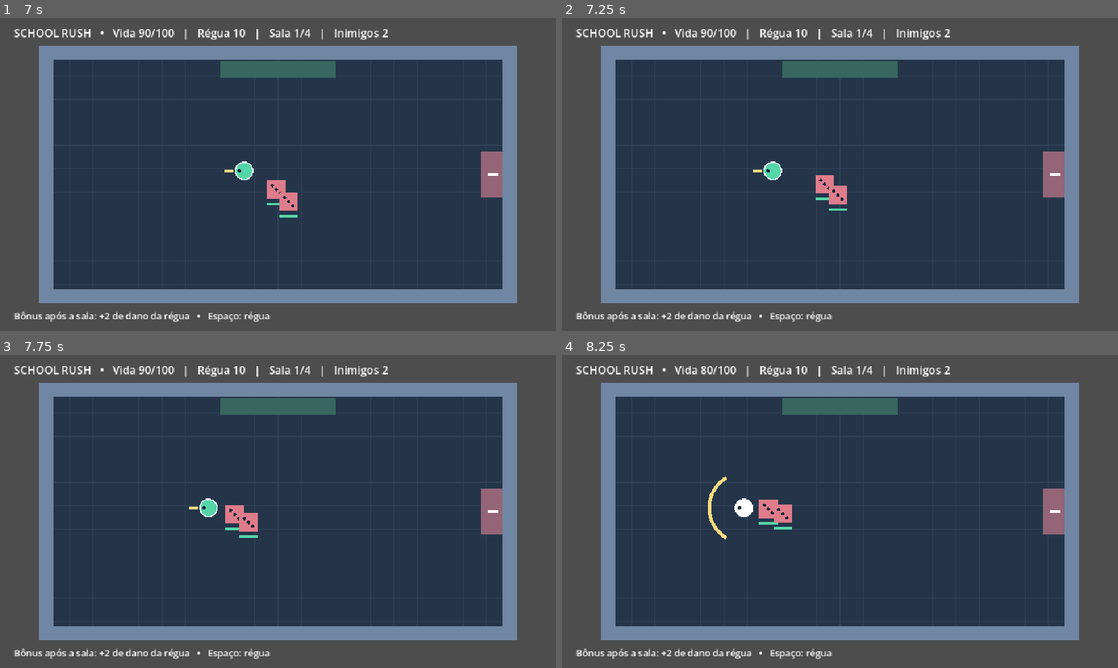
Above: before the commit, frames 1-4 (two rows, left to right).
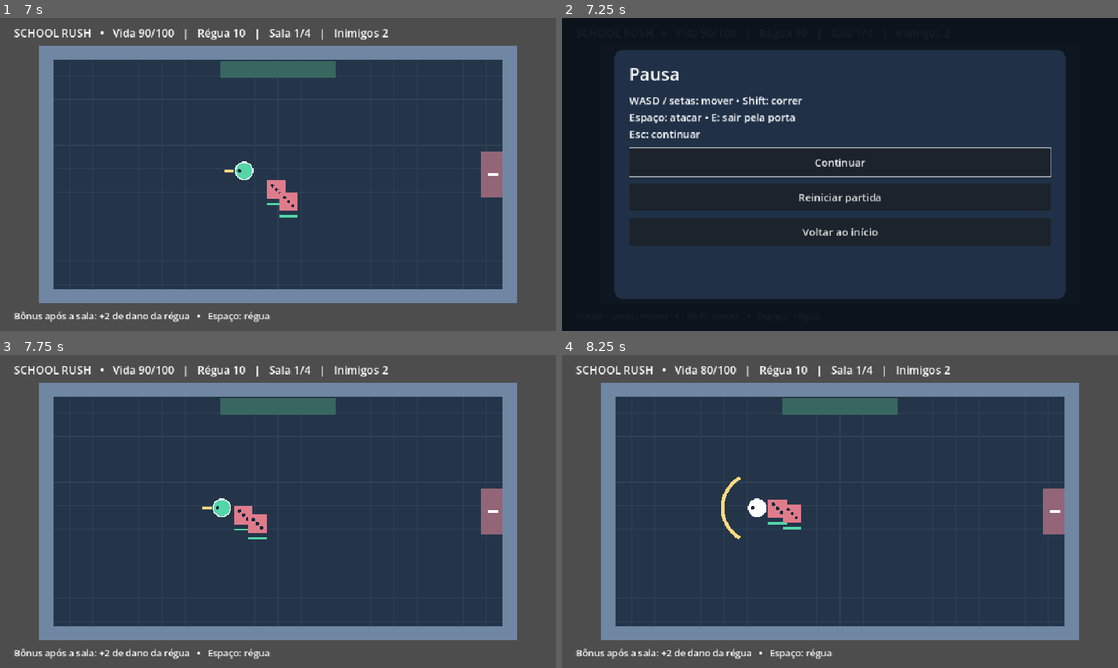
Above: after the commit, the same moments.

Repository: Igh0r/ProjectSchoolRush
Game: Godot game, scene res://main.tscn
Same seed, same stepped clock (60 frames per second), same inputs: the game is played once before the commit and once after it.
Inputs (mouse positions are in pixels of both pictures, inside the frame that each line leads up to):
- Up to frame 1 (7 s): click "Iniciar partida" at 0.5 s; click "Matemática • Quanto é 25% de …" at 1.25 s; click "A) 20" at 2 s; click "Entrar no combate" at 2.75 s; hold D (move_right) 3.53-4.28 s; hold E (interact) 3.53-4.28 s; hold S (move_down) 4.28-5.03 s; tap Space (attack) at 4.35 s; tap E (interact) at 4.55, 6.05 s; hold D (move_right) 5.03-5.78 s; hold E (interact) 5.03-5.78 s; hold W (move_up) 5.78-6.53 s; tap Shift (sprint) at 5.85 s; hold A (move_left) from 6.53 s (still down); hold E (interact) from 6.53 s (still down)
- Up to frame 2 (7.25 s): keep holding A (move_left); keep holding E (interact); tap Escape (ui_cancel) at 7.15 s
- Up to frame 3 (7.75 s): release A (move_left) at 7.25 s; release E (interact) at 7.25 s; click (278, 498) at 7.25 s, where only the run after the commit has a clickable "Continuar"
- Up to frame 4 (8.25 s): hold A (move_left) from 8.03 s (still down); tap Space (attack) at 8.1 s

Frame 1 is identical in both runs. In frame 2, 64% of the frame differs, in the area x 0-100%, y 0-100%; in frame 3, 0.6%; in frame 4, 0.8%.

Commit message:
feat: complete four-room run with Napoleon boss and pause

Diff:
--- /dev/null
+++ b/scripts/enemies/boss.gd
@@ -0,0 +1,50 @@
+extends "res://scripts/enemies/enemy.gd"
+
+enum Phase { WARNING, CHARGE, RECOVERY }
+var phase: Phase = Phase.WARNING
+var phase_time: float = 0.8
+var charge_direction := Vector2.LEFT
+
+func _ready() -> void:
+	super._ready()
+	health = 150
+	(get_child(0).shape as CircleShape2D).radius = 24.0
+	_lock_direction()
+
+func _lock_direction() -> void:
+	if is_instance_valid(target):
+		charge_direction = global_position.direction_to(target.global_position)
+
+func _physics_process(delta: float) -> void:
+	if not active or health <= 0 or not is_instance_valid(target):
+		return
+	contact_cooldown = maxf(0.0, contact_cooldown - delta)
+	hit_flash = maxf(0.0, hit_flash - delta)
+	phase_time -= delta
+	if phase_time <= 0.0:
+		phase = ((phase + 1) % 3) as Phase
+		phase_time = [0.8, 0.5, 1.2][phase]
+		if phase == Phase.WARNING:
+			_lock_direction()
+	velocity = charge_direction * 420.0 if phase == Phase.CHARGE else Vector2.ZERO
+	move_and_slide()
+	if phase == Phase.CHARGE:
+		if global_position.distance_to(target.global_position) < 40.0 and contact_cooldown <= 0.0:
+			target.take_damage(20)
+			contact_cooldown = 1.0
+		if get_slide_collision_count() > 0:
+			phase = Phase.RECOVERY
+			phase_time = 1.2
+	queue_redraw()
+
+func _draw() -> void:
+	if phase == Phase.WARNING:
+		draw_line(Vector2.ZERO, charge_direction * 210.0, Color("ffdd80"), 5.0)
+		draw_arc(Vector2.ZERO, 30.0, 0.0, TAU, 32, Color("ffdd80"), 2.0)
+	var color := Color("f3a95f") if phase != Phase.RECOVERY else Color("a3b4c8")
+	draw_rect(Rect2(-24, -24, 48, 48), Color.WHITE if hit_flash > 0.0 else color)
+	draw_colored_polygon(PackedVector2Array([Vector2(-32, -18), Vector2(0, -38), Vector2(32, -18)]), Color("111d2a"))
+	draw_circle(Vector2(-7, -6), 3, Color.WHITE)
+	draw_circle(Vector2(7, -6), 3, Color.WHITE)
+	draw_rect(Rect2(-30, 32, 60, 5), Color("172537"))
+	draw_rect(Rect2(-30, 32, 60 * float(health) / 150.0, 5), Color("54d6a8"))
--- a/scripts/systems/main.gd
+++ b/scripts/systems/main.gd
@@ -104,7 +104,8 @@
 	state = State.FEEDBACK
 	var result := "Acertou!" if correct else "Ainda dá para vencer!"
 	var reward_text := "Bônus reservado: %s." % questions.reward_description(questions.pending_reward) if correct else "Sem bônus nesta sala. Você pode avançar normalmente."
-	ui.show_panel(result, "%s\n\nResposta correta: %s\n%s\n\nVença os inimigos para liberar a saída." % [reward_text, questions.selected.options[questions.selected.correct], questions.selected.explanation], [{"text": "Entrar no combate", "action": begin_combat}])
+	var tip := "Napoleão espera no ginásio! A linha amarela avisa a direção da investida. Saia da linha e ataque durante a recuperação." if room_index == 3 else "Vença os inimigos para liberar a saída."
+	ui.show_panel(result, "%s\n\nResposta correta: %s\n%s\n\n%s" % [reward_text, questions.selected.options[questions.selected.correct], questions.selected.explanation, tip], [{"text": "Entrar no combate", "action": begin_combat}])
 
 func begin_combat() -> void:
 	if state != State.FEEDBACK:
@@ -129,7 +130,7 @@
 	_resolve_room.call_deferred(run_epoch)
 
 func _resolve_room(epoch: int) -> void:
-	if epoch != run_epoch or state != State.COMBAT or player.health <= 0:
+	if epoch != run_epoch or state != State.COMBAT or player.health <= 0 or not room.enemies.is_empty():
 		return
 	var reward: String = questions.consume_reward()
 	last_reward = "Sem bônus nesta sala."
@@ -139,6 +140,12 @@
 		player.heal(20)
 	if not reward.is_empty():
 		last_reward = "Recebido: %s." % questions.reward_description(reward)
+	if room_index == 3:
+		state = State.VICTORY
+		player.active = false
+		ui.show_panel("Você voltou para casa!", "Napoleão foi derrotado e o livro se abriu.\nVocê concluiu as quatro salas de School Rush.\n\nVida restante: %d/100 • Dano da régua: %d" % [player.health, player.damage], [{"text": "Nova partida", "action": start_run}, {"text": "Início", "action": show_menu}])
+		_update_hud()
+		return
 	state = State.CLEARED
 	room.open_door()
 	_update_hud()
@@ -146,16 +153,27 @@
 func advance_room() -> void:
 	if state != State.CLEARED or not room.can_exit(player.position):
 		return
-	if room_index == 2:
-		state = State.VICTORY
-		player.active = false
-		ui.show_panel("Três salas concluídas!", "Você concluiu o circuito de combate. O chefe será integrado no próximo marco.", [{"text": "Jogar novamente", "action": start_run}, {"text": "Início", "action": show_menu}])
-		return
 	room_index += 1
 	_prepare_question()
 
+func toggle_pause() -> void:
+	if state == State.PAUSED:
+		state = previous_state
+		get_tree().paused = false
+		ui.hide_panel()
+		if state == State.COMBAT and room.enemies.is_empty():
+			_resolve_room(run_epoch)
+	elif state in [State.COMBAT, State.CLEARED]:
+		previous_state = state
+		state = State.PAUSED
+		get_tree().paused = true
+		ui.show_panel("Pausa", "WASD / setas: mover • Shift: correr\nEspaço: atacar • E: sair pela porta\nEsc: continuar", [{"text": "Continuar", "action": toggle_pause}, {"text": "Reiniciar partida", "action": start_run}, {"text": "Voltar ao início", "action": show_menu}])
+
 func _unhandled_input(event: InputEvent) -> void:
-	if event.is_action_pressed("interact") and not event.is_echo():
+	if event.is_action_pressed("ui_cancel") and not event.is_echo():
+		toggle_pause()
+		get_viewport().set_input_as_handled()
+	elif event.is_action_pressed("interact") and not event.is_echo():
 		advance_room()
 
 func _process(_delta: float) -> void:
@@ -167,6 +185,8 @@
 	var message := "WASD / setas: mover   •   Shift: correr   •   Espaço: régua"
 	if state == State.COMBAT and not questions.pending_reward.is_empty():
 		message = "Bônus após a sala: %s   •   Espaço: régua" % questions.reward_description(questions.pending_reward)
+	if state == State.COMBAT and room_index == 3:
+		message = "NAPOLEÃO   •   Desvie da linha amarela e ataque na recuperação   •   Esc: pausa"
 	elif state == State.CLEARED:
 		message = "%s Vá à porta verde e pressione E." % last_reward
 	ui.update_hud(player.health, player.damage, room_index + 1, room.enemies.size(), message)
--- a/scripts/systems/room.gd
+++ b/scripts/systems/room.gd
@@ -2,11 +2,13 @@
 
 signal cleared
 const ENEMY = preload("res://scripts/enemies/enemy.gd")
+const BOSS = preload("res://scripts/enemies/boss.gd")
 const ENTRY := Vector2(100, 210)
 const DOOR := Vector2(770, 210)
 var enemies: Array[Node] = []
 var door_open: bool = false
 var combat_active: bool = false
+var boss_room: bool = false
 
 func _ready() -> void:
 	for wall in [Rect2(0, -12, 800, 24), Rect2(0, 408, 800, 24), Rect2(-12, 0, 24, 420), Rect2(788, 0, 24, 420)]:
@@ -28,14 +30,16 @@
 	enemies.clear()
 	combat_active = false
 	door_open = false
+	boss_room = false
 	queue_redraw()
 
 func populate(index: int, player: CharacterBody2D) -> void:
 	clear_enemies()
+	boss_room = index == 3
 	var points := [Vector2(520, 110), Vector2(650, 300), Vector2(470, 320), Vector2(680, 100)]
-	for i in range(index + 2):
-		var enemy := ENEMY.new()
-		enemy.position = points[i]
+	for i in range(1 if boss_room else index + 2):
+		var enemy = BOSS.new() if boss_room else ENEMY.new()
+		enemy.position = Vector2(600, 210) if boss_room else points[i]
 		enemy.target = player
 		enemy.died.connect(_on_enemy_died)
 		enemies.append(enemy)
@@ -70,12 +74,16 @@
 	return door_open and player_position.distance_to(DOOR) <= 65.0
 
 func _draw() -> void:
-	draw_rect(Rect2(0, 0, 800, 420), Color("24354a"))
+	draw_rect(Rect2(0, 0, 800, 420), Color("353047") if boss_room else Color("24354a"))
 	for x in range(40, 800, 40):
 		draw_line(Vector2(x, 12), Vector2(x, 408), Color("304257"), 1.0)
 	for y in range(40, 420, 40):
 		draw_line(Vector2(12, y), Vector2(788, y), Color("304257"), 1.0)
 	draw_rect(Rect2(0, 0, 800, 420), Color("7087a3"), false, 24.0)
-	draw_rect(Rect2(300, 15, 200, 28), Color("38675f"))
+	if boss_room:
+		draw_arc(Vector2(400, 210), 100.0, 0.0, TAU, 48, Color("817386"), 2.0)
+		draw_line(Vector2(400, 12), Vector2(400, 408), Color("817386"), 2.0)
+	else:
+		draw_rect(Rect2(300, 15, 200, 28), Color("38675f"))
 	draw_rect(Rect2(750, 170, 38, 80), Color("54d6a8") if door_open else Color("936577"))
 	draw_line(Vector2(762, 210), Vector2(780, 210), Color.WHITE, 3.0)
--- /dev/null
+++ b/tests/capture_preview.gd
@@ -0,0 +1,46 @@
+extends SceneTree
+
+func _initialize() -> void:
+	call_deferred("capture")
+
+func save_preview(filename: String) -> void:
+	await process_frame
+	await process_frame
+	await RenderingServer.frame_post_draw
+	var result := root.get_texture().get_image().save_png("res://builds/previews/" + filename + ".png")
+	if result != OK:
+		push_error("Falha ao salvar captura: " + filename)
+
+func capture() -> void:
+	DirAccess.make_dir_recursive_absolute("res://builds/previews")
+	var game = load("res://main.tscn").instantiate()
+	root.add_child(game)
+	await save_preview("01-menu")
+	game.start_run()
+	await save_preview("02-questions")
+	game.choose_question(0)
+	await save_preview("03-answer")
+	game.answer_question(game.questions.selected.correct)
+	await save_preview("04-feedback")
+	game.begin_combat()
+	await save_preview("05-combat")
+	for enemy in game.room.enemies.duplicate():
+		enemy.take_damage(1000)
+	await save_preview("06-cleared")
+	game.start_run()
+	game.room_index = 3
+	game.choose_question(0)
+	game.answer_question(game.questions.selected.correct)
+	game.begin_combat()
+	await save_preview("07-boss")
+	game.toggle_pause()
+	await save_preview("08-pause")
+	game.toggle_pause()
+	game.room.enemies[0].take_damage(1000)
+	await save_preview("09-victory")
+	root.size = Vector2i(1280, 720)
+	game.start_run()
+	await save_preview("10-resized")
+	game.queue_free()
+	await process_frame
+	quit()
--- /dev/null
+++ b/tests/test_run.gd
@@ -0,0 +1,84 @@
+extends SceneTree
+
+var failures: int = 0
+
+func _initialize() -> void:
+	call_deferred("run_tests")
+
+func check(condition: bool, message: String) -> void:
+	if not condition:
+		failures += 1
+		push_error(message)
+
+func fight(game: Node) -> void:
+	game.choose_question(0)
+	game.answer_question(game.questions.selected.correct)
+	game.begin_combat()
+
+func run_tests() -> void:
+	var game = load("res://main.tscn").instantiate()
+	root.add_child(game)
+	game.start_run()
+	game.toggle_pause()
+	check(game.state == game.State.QUESTION and not paused, "Perguntas não devem abrir pausa")
+	for index in range(4):
+		fight(game)
+		check(game.room_index == index, "Ordem das salas incorreta")
+		check(game.room.boss_room == (index == 3), "Chefe só pode aparecer na quarta sala")
+		if index == 3:
+			var boss = game.room.enemies[0]
+			check(boss.health == 150 and boss.phase == boss.Phase.WARNING, "Chefe deve começar com aviso")
+			var direction: Vector2 = boss.charge_direction
+			game.player.position = Vector2(100, 350)
+			await physics_frame
+			await physics_frame
+			check(boss.charge_direction == direction, "Aviso não pode acompanhar o jogador")
+			game.toggle_pause()
+			var saved_position: Vector2 = boss.position
+			var saved_time: float = boss.phase_time
+			for i in range(5):
+				await physics_frame
+			check(boss.position == saved_position and boss.phase_time == saved_time, "Pausa deve congelar movimento e temporizador")
+			game.toggle_pause()
+			check(not paused and game.state == game.State.COMBAT, "Retomar deve restaurar combate")
+			boss.phase_time = 0.001
+			await physics_frame
+			await physics_frame
+			check(boss.phase == boss.Phase.CHARGE, "Aviso deve levar à investida")
+			boss.phase_time = 0.001
+			await physics_frame
+			await physics_frame
+			check(boss.phase == boss.Phase.RECOVERY, "Investida deve levar à recuperação")
+		for enemy in game.room.enemies.duplicate():
+			enemy.take_damage(1000)
+		if index == 1:
+			game.toggle_pause() # Pausa no mesmo frame da última morte.
+		await process_frame
+		if index == 1:
+			game.toggle_pause()
+		if index < 3:
+			check(game.state == game.State.CLEARED, "Sala limpa deve liberar saída mesmo com pausa no último golpe")
+			game.toggle_pause()
+			game.toggle_pause()
+			check(game.state == game.State.CLEARED, "Pausa na saída deve restaurar a saída")
+			game.player.position = game.room.DOOR
+			game.advance_room()
+	check(game.state == game.State.VICTORY and not game.player.active, "Chefe morto deve encerrar com vitória")
+	check(game.player.damage == 18, "Quatro acertos devem conceder quatro bônus")
+	game.start_run()
+	game.room_index = 3
+	fight(game)
+	game.room.enemies[0].take_damage(1000)
+	game.player.take_damage(100)
+	await process_frame
+	check(game.state == game.State.DEFEAT, "Morte simultânea deve priorizar derrota")
+	game.start_run()
+	fight(game)
+	game.toggle_pause()
+	game.start_run()
+	check(not paused and game.state == game.State.QUESTION, "Reiniciar da pausa deve desbloquear árvore")
+	check(game.player.damage == 10 and game.player.health == 100, "Reinício após chefe deve limpar atributos")
+	game.queue_free()
+	await process_frame
+	print("RUN TESTS: %d failure(s)" % failures)
+	quit(1 if failures else 0)
Not shown, added: scripts/enemies/boss.gd.uid
Not shown, changed: PLANO_MVP.md
